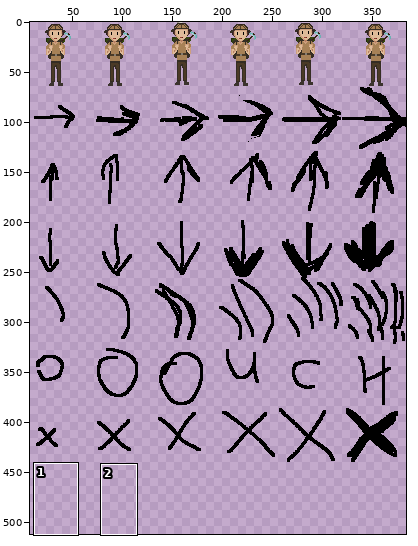
File history of a sprite sheet, LostInTheMap/assets/graphics/characters/archaeologist_1.png. The first picture is a wide view before the edit; the outline marks the close-up.
Close-up. The starting point:
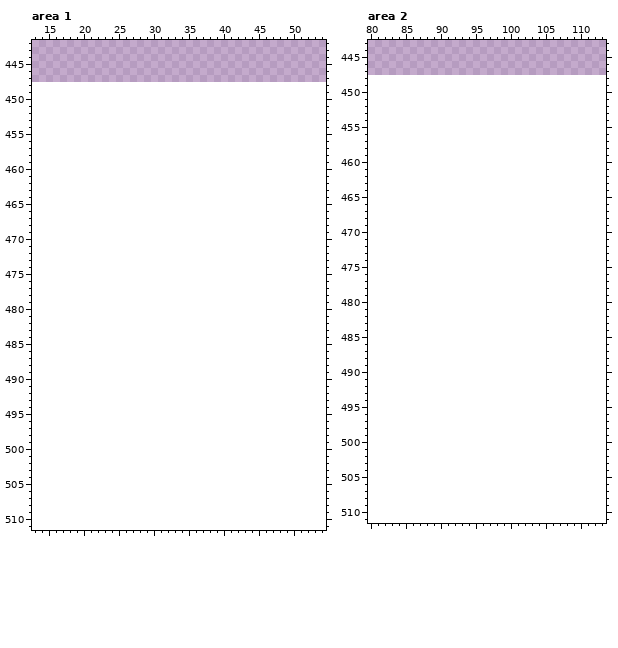
The file is 384x448 pixels. Shown: area 1: x 13..54, y 442..511; area 2: x 80..113, y 443..511. The old version is drawn lined up with the new one, on the new canvas. The wide view leaves out empty margins. The commit also changed other parts of the picture, which this record leaves out.
Palette (. is transparent): 
Pixels before, area 1 (only the part around the change), first column x 13:
443 .........................................
444 .........................................
445 .........................................
446 .........................................
447 .........................................
448 .........................................
449 .........................................
450 .........................................
451 .........................................
452 .........................................
453 .........................................
454 .........................................
455 .........................................
456 .........................................
457 .........................................
458 .........................................
459 .........................................
460 .........................................
461 .........................................
462 .........................................
463 .........................................
464 .........................................
465 .........................................
466 .........................................
467 .........................................
468 .........................................
469 .........................................
470 .........................................
471 .........................................
472 .........................................
473 .........................................
474 .........................................
475 .........................................
476 .........................................
477 .........................................
478 .........................................
479 .........................................
480 .........................................
481 .........................................
482 .........................................
483 .........................................
484 .........................................
485 .........................................
486 .........................................
487 .........................................
488 .........................................
489 .........................................
490 .........................................
491 .........................................
492 .........................................
493 .........................................
494 .........................................
495 .........................................
496 .........................................
497 .........................................
498 .........................................
499 .........................................
500 .........................................
501 .........................................
502 .........................................
503 .........................................
504 .........................................
505 .........................................
506 .........................................
507 .........................................
508 .........................................
509 .........................................
510 .........................................
511 .........................................
And afterwards:
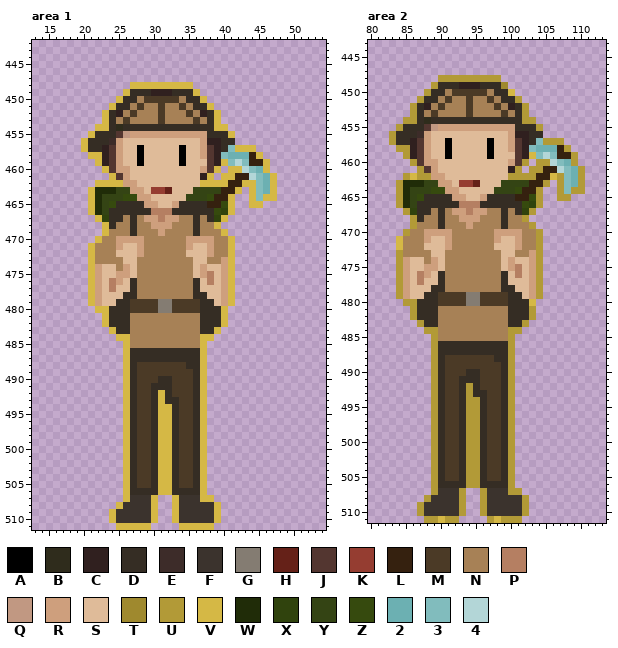
Colours new in this view: A #000000  B #2f2c1c  C #30201f  D #352d24  E #3d2c29  F #3b332d  G #847c72  H #652118  J #533630  K #953d31  L #35210f  M #4b3a26  N #a78156  P #b57f62  Q #c19882  R #ce9f7d  S #dfbb99  T #9f892e  U #b29a37  V #d5b845  W #202c08  X #30430d  Y #344414  Z #364a0e  2 #6cb0b2  3 #81bcbd  4 #b3d6d7
Change:
canvas 384x448 -> 384x512
Changed rows in their new state; - is an unchanged pixel.
Area 1:
first column x 20:
448 -------VVVVVVVVV------------
449 ------VDDDCCCDDDV-----------
450 -----VDDNMMMMMNDDV----------
451 ----VDDNMNNMNNMNDDV---------
452 ---VDCNMNNNMNNNMNCDV--------
453 ---VDNMNNNNMNNNNMNDV--------
454 --VVDBDDDDDDDDDDDDDVV-------
455 -VDDDJQRRRRRRRRRRRDDDV------
456 VDDDERSSSSSSSSSSSRCCDD------
457 VDDCJRSSASSSSSASSRJCD3VVV---
458 -VVCJRSSASSSSSASSRJC3222LV--
459 --VCJRSSASSSSSASSSJCV343LLV-
460 ---VJRRSSSSSSSSSSRJV-VV432V-
461 ----VJRSSSSSSSSSSCV-VVLL432V
462 --VVVVRRSSSSSSSSSVVVVLLVV32V
463 -VWWWYYRRSKKHSSSYYYYLLV-V32V
464 -VWYYYZZRRSSSSSYYYZLLV--V3VV
465 -VWYZDDDDRRSSRDDDDLLZV--VV--
466 -VWYDDDDDDPPPDDDDDDZXV------
467 --VXDDNDNRRPRRNNDNDXV-------
468 ---VDNNDNNRRRNNNDNNV--------
469 ---VNNNDNNNRNNNNDNNNV-------
470 --VNNRRRRNNNNNNRRRRNNV------
471 -VNNNRSSRNNNNNNRSSRNNV------
472 -VNNNSSSRNNNNNNSSSRNNV------
473 -VNNNNSSNNNNNNNNSSNNRV------
474 -VRSSNRSNNNNNNNNSRSSRV------
475 -VRSSRRSNNNNNNNNSRPSRV------
476 -VRSPRSDNNNNNNNNDSPSRV------
477 -VRSPSSDNNNNNNNNDSSSRV------
478 -VRSSSDDNNNNNNNNDDSSRV------
479 -VRSSDDMMMMGGMMMMDDSRV------
480 --VVDDDMMMMGGMMMMDDDV-------
481 ---VDDDNNNNNNNNNNDDDV-------
482 ---VDDDNNNNNNNNNNDDDV-------
483 ----VDDNNNNNNNNNNDDV--------
484 -----VVNNNNNNNNNNVV---------
485 ------VNNNNNNNNNNV----------
486 ------VDDDDDDDDDDV----------
487 ------VDDDDDDDDDDV----------
488 ------VDMMMMMMMDDV----------
489 ------VDMMMMMMMMDV----------
490 ------VDMMMDDMMMDV----------
491 ------VDMMDDDMMMDV----------
492 ------VDMMDVDMMMDV----------
493 ------VDMMDVDDMMDV----------
494 ------VDMMDVVDMMDV----------
495 ------VDMMDVVDMMDV----------
496 ------VDMMDVVDMMDV----------
497 ------VDMMDVVDMMDV----------
498 ------VDMMDVVDMMDV----------
499 ------VDMMDVVDMMDV----------
500 ------VDMMDVVDMMDV----------
501 ------VDMMDVVDMMDV----------
502 ------VDMMDVVDMMDV----------
503 ------VDMMDVVDMMDV----------
504 ------VDMMDVVDMMDV----------
505 ------VDMMDVVDMMDV----------
506 ------VDDDDVVDDDDV----------
507 ------VFFFV--VFFFVV---------
508 -----VFFFFV--VFFFFFV--------
509 ----VFFFFFV--VFFFFFV--------
510 ----VFFFFFV--VFFFFFV--------
511 -----VVVVV----VVVVV---------
Area 2:
first column x 83:
448 -------UUUUUUUUU------------
449 ------UDDDCCCDDDT-----------
450 -----UDDNMMMMMNDDV----------
451 ----UDDNMNNMNNMNDDU---------
452 ---UDCNMNNNMNNNMNCDU--------
453 ---UDNMNNNNMNNNNMNDU--------
454 --UUDBDDDDDDDDDDDDDUU-------
455 -UDDDJQRRRRRRRRRRRDDDU------
456 UDDDERSSSSSSSSSSSRCCDD------
457 UDDCJRSSASSSSSASSRJCD3UUU---
458 -UUCJRSSASSSSSASSRJC3222LU--
459 --UCJRSSASSSSSASSSJCV343LLU-
460 ---UJRRSSSSSSSSSSRJU-UU432U-
461 ----UJRSSSSSSSSSSCU-UULL432U
462 --UVUURRSSSSSSSSSUUUULLVU32U
463 -UWWWYYRRSKKHSSSYYYYLLU-U32U
464 -UWYYYZZRRSSSSSYYYZLLU--U3UU
465 -UWYZDDDDRRSSRDDDDLLZU--UU--
466 -UWYDDDDDDPPPDDDDDDZXU------
467 --UXDDNDNRRPRRNNDNDXU-------
468 ---UDNNDNNRRRNNNDNNU--------
469 ---UNNNDNNNRNNNNDNNNU-------
470 --UNNRRRRNNNNNNRRRRNNU------
471 -VNNNRSSRNNNNNNRSSRNNU------
472 -VNNNSSSRNNNNNNSSSRNNU------
473 -UNNNNSSNNNNNNNNSSNNRU------
474 -URSSNRSNNNNNNNNSRSSRU------
475 -URSSRRSNNNNNNNNSRPSRU------
476 -URSPRSDNNNNNNNNDSPSRU------
477 -URSPSSDNNNNNNNNDSSSRU------
478 -URSSSDDNNNNNNNNDDSSRU------
479 -URSSDDMMMMGGMMMMDDSRU------
480 --UUDDDMMMMGGMMMMDDDV-------
481 ---UDDDNNNNNNNNNNDDDU-------
482 ---UDDDNNNNNNNNNNDDDU-------
483 ----UDDNNNNNNNNNNDDU--------
484 -----UUNNNNNNNNNNUU---------
485 ------UNNNNNNNNNNU----------
486 ------UDDDDDDDDDDU----------
487 ------UDDDDDDDDDDU----------
488 ------UDMMMMMMMDDU----------
489 ------UDMMMMMMMMDU----------
490 ------UDMMMDDMMMDU----------
491 ------UDMMDDDMMMDU----------
492 ------UDMMDUDMMMDU----------
493 ------UDMMDUDDMMDU----------
494 ------UDMMDUUDMMDU----------
495 ------UDMMDUUDMMDU----------
496 ------UDMMDUUDMMDU----------
497 ------UDMMDUUDMMDU----------
498 ------UDMMDUUDMMDU----------
499 ------UDMMDUUDMMDU----------
500 ------UDMMDUUDMMDU----------
501 ------UDMMDUUDMMDU----------
502 ------UDMMDUUDMMDU----------
503 ------UDMMDUUDMMDU----------
504 ------UDMMDUUDMMDU----------
505 ------UDMMDUUDMMDU----------
506 ------UDDDDUUDDDDU----------
507 ------UFFFU--UFFFUU---------
508 -----UFFFFU--UFFFFFU--------
509 ----UFFFFFU--UFFFFFU--------
510 ----UFFFFFU--UFFFFFU--------
511 -----UUVUU----UVUUU---------
Changed places in both close-ups, as pixel boxes (x1, y1, x2, y2):
added: (81, 82, 277, 530)
added: (389, 75, 585, 523)
